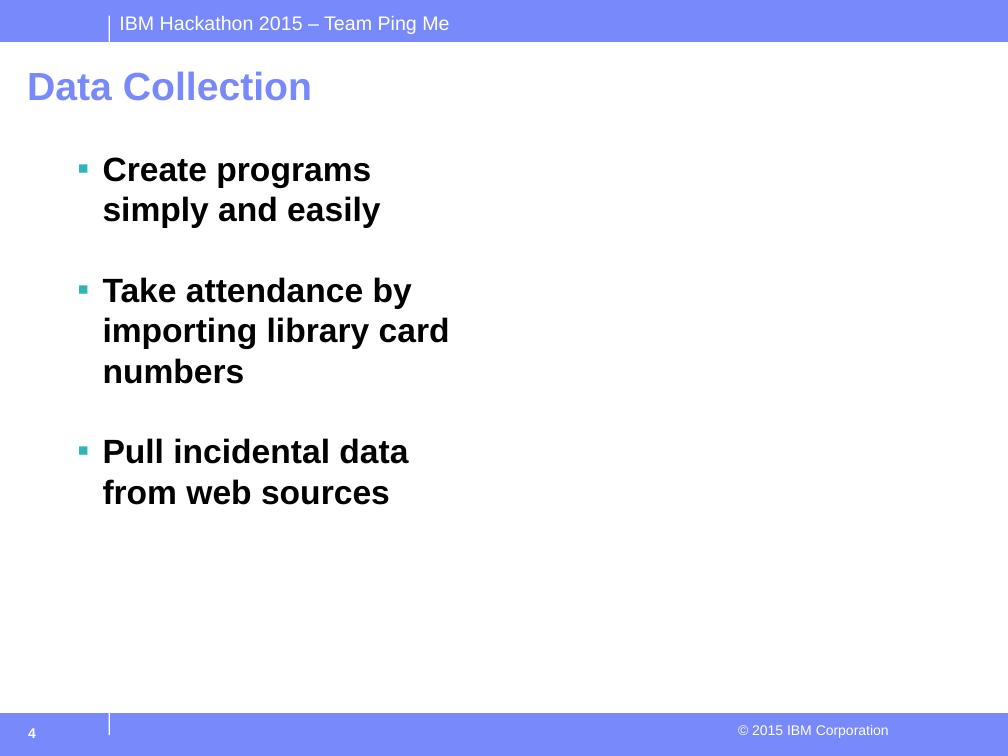
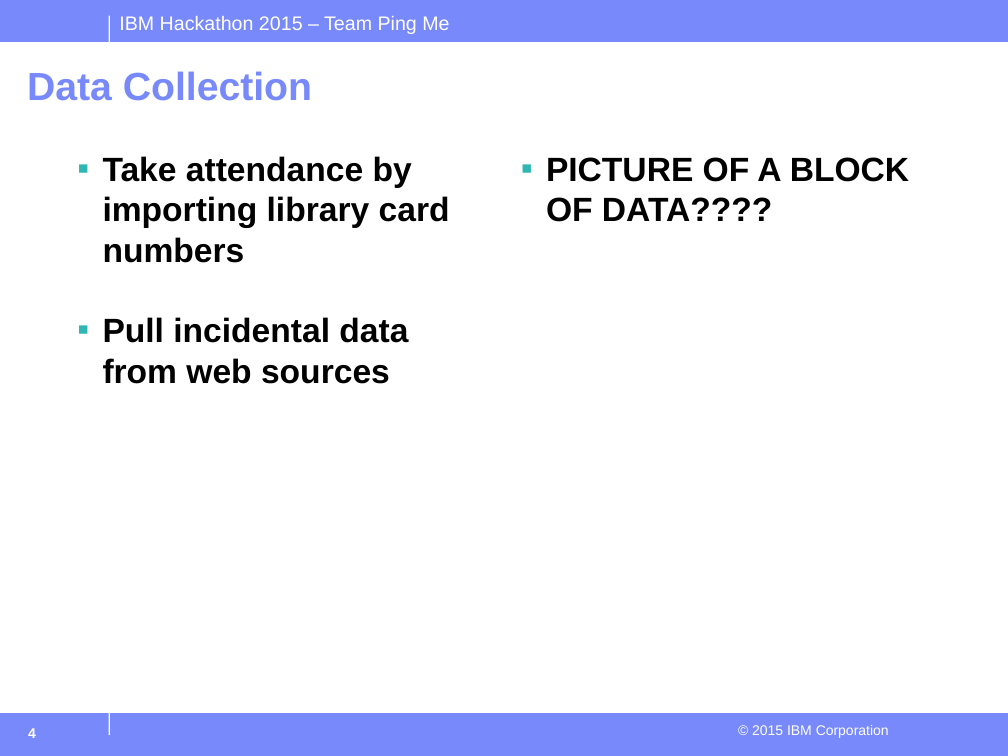
Before and after one commit to peterj35/Toronto-Public-Library-App, a slide deck: slide 4 of Hackathon2015.odp. Drawn at 1008x756 pixels with LibreOffice and Linux fonts; fonts in the diff are those of the drawing; background and template pictures are left out. Boxes give left, top, right and bottom in pixels: in the first picture for what was removed or moved away, otherwise in the second. Text is boxed around its words. In the diff, an @@ line names an element or a change of style, - is before the commit and + after.

```diff
--- a/Hackathon2015.odp
+++ b/Hackathon2015.odp
@@ text at (103, 157, 380, 228): paragraph removed @@
-▪ Create programs simply and easily
@@ text added at (546, 157, 909, 222), 24 pt, text #000000, bold @@
+▪ PICTURE OF A BLOCK OF DATA????
```
Also in this commit, not shown: 3 other slides changed.
